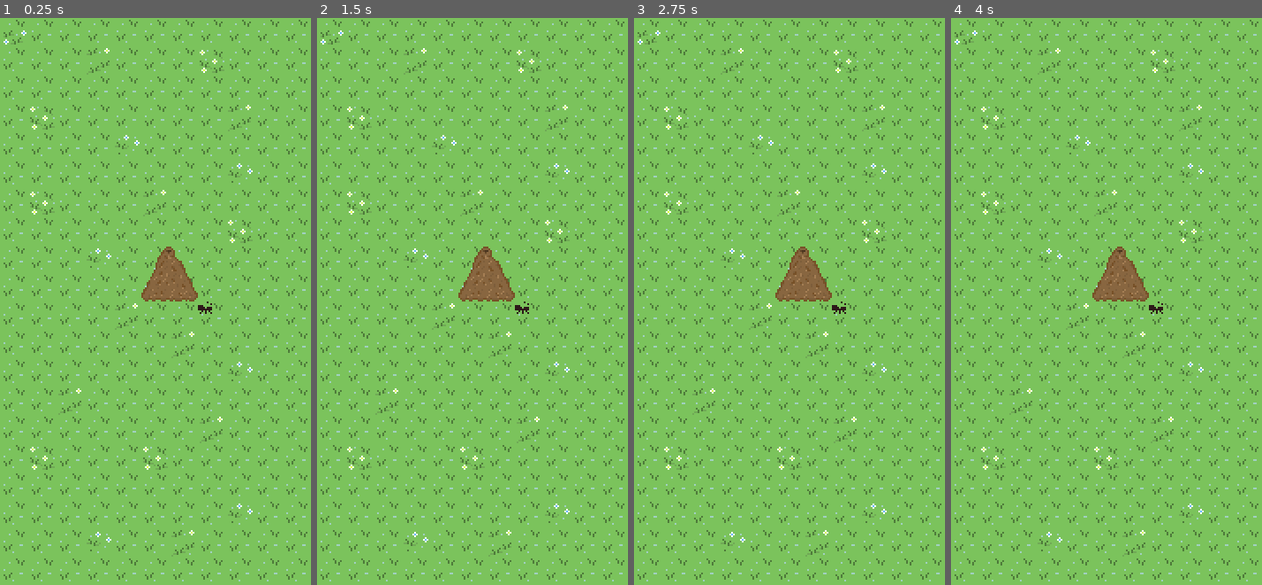
Above: before the commit, frames 1-4 (left to right).
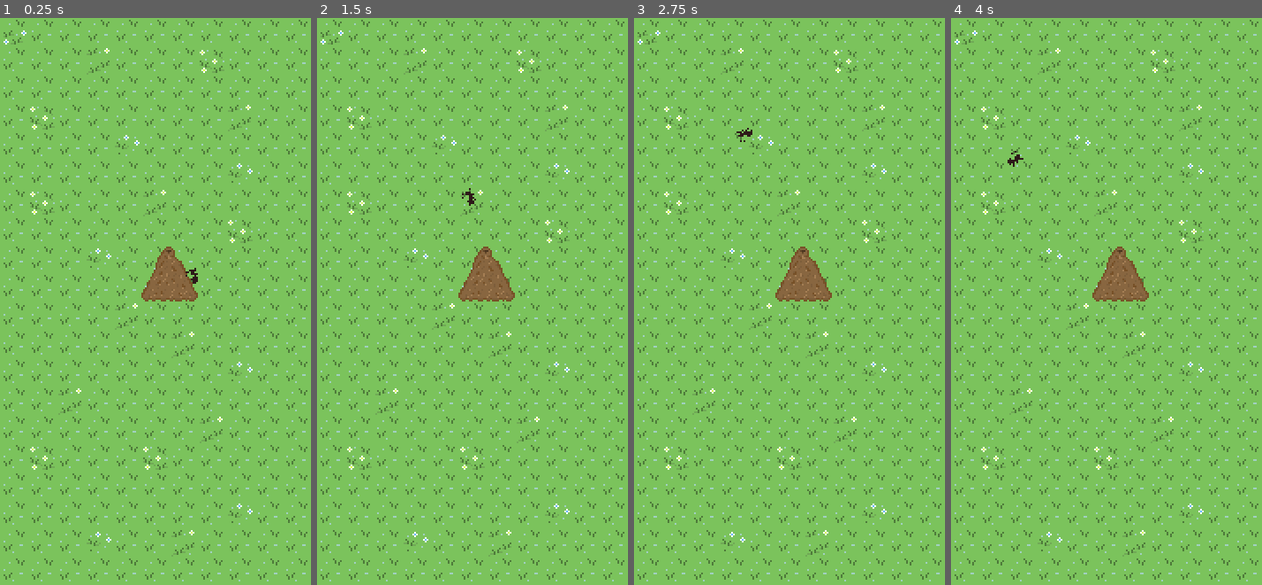
Above: after the commit, the same moments.

Repository: Aquilescastro115/TNA-GAME
Game: Godot game, scene res://Scenes/test.tscn
Two runs of this game, one before a commit and one after it. Both use one fixed random seed, a clock stepped at 60 frames per second and the inputs below.
Inputs:
- Up to frame 1 (0.25 s): no input
- Up to frame 2 (1.5 s): no input
- Up to frame 3 (2.75 s): tap Enter at 2 s
- Up to frame 4 (4 s): no input

The runs differ from the first frame. In frame 1, less than 0.1% of the frame differs, in the area x 59-69%, y 44-53%; in frame 2, less than 0.1%; in frame 3, less than 0.1%; in frame 4, less than 0.1%.

Commit message:
a corregir

Diff:
--- a/Scenes/Prefabs/Ant.tscn
+++ b/Scenes/Prefabs/Ant.tscn
@@ -1,8 +1,10 @@
 [gd_scene format=3 uid="uid://dherjans7h65h"]
 
 [ext_resource type="Texture2D" uid="uid://ryjitckyg2kh" path="res://Assets/Ant01.png" id="1_7oh8p"]
+[ext_resource type="Script" uid="uid://nk4c70wpqslu" path="res://Scripts/Ant/Ant.gd" id="1_34hxo"]
 
 [node name="Ant" type="Node2D" unique_id=91645211]
+script = ExtResource("1_34hxo")
 
 [node name="Ant01" type="Sprite2D" parent="." unique_id=212511793]
 texture = ExtResource("1_7oh8p")
--- a/Scripts/Ant/Ant.gd
+++ b/Scripts/Ant/Ant.gd
@@ -1,6 +1,6 @@
-extends CharacterBody2D
+extends Node2D
 
-enum State {SEARCH,RETURN_HOME}
+enum State { SEARCH, RETURN_HOME }
 
 @export var speed = 40
 
@@ -12,30 +12,26 @@
 	randomize()
 	change_direction()
 
-func _physics_process(delta):
+func _process(delta):
 
 	match state:
-
 		State.SEARCH:
 			search_food()
-
 		State.RETURN_HOME:
 			go_home()
 
-	velocity = direction * speed
-	move_and_slide()
+	position += direction * speed * delta
 
-	if velocity.length() > 0:
-		rotation = velocity.angle()
+	if direction.length() > 0:
+		rotation = direction.angle()
+
 
 func search_food():
-
 	if randi() % 100 < 2:
 		change_direction()
 
 
 func go_home():
-
 	direction = (nest_position - global_position).normalized()
 
 	if global_position.distance_to(nest_position) < 10:
@@ -43,6 +39,5 @@
 
 
 func change_direction():
-
 	var angle = randf() * TAU
 	direction = Vector2(cos(angle), sin(angle))
